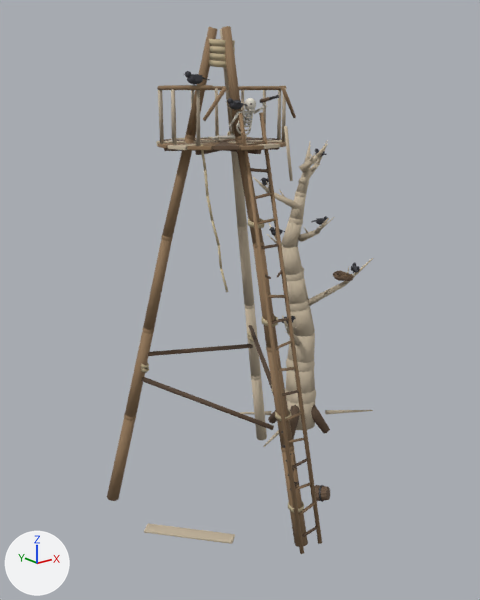
The glTF model public/assets/models/crow_roost.glb: old version first, new version second.
Camera for both pictures: a camera (50 mm lens) standing at (-7.47, -9.86, 7.91) and looking at (0.7, 0.36, 3.82). The axes (+X, +Y, +Z) are drawn at lower left. The lights are the same throughout. The first picture is the older version. Vertices at exactly the same position are counted once.

Objects in the first picture: 'crow_roost'.
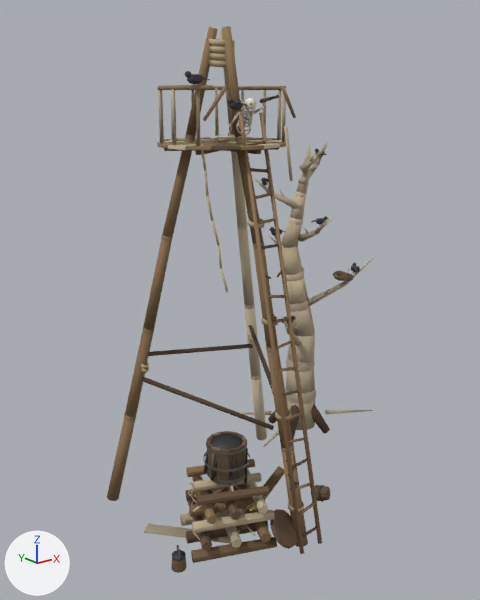
Boxes (x1, y1, x2, y2) around the edits, measured in the pictures (480 x 600 px):
```json
{"object": "crow_roost", "change": "reshaped", "before": [107, 26, 373, 554], "after": [107, 26, 373, 573]}
{"part": 1, "of": "me_crow_roost_pole0_0", "change": "added", "after": [171, 557, 187, 573]}
{"part": 2, "of": "me_crow_roost_pole0_0", "change": "added", "after": [172, 431, 297, 563]}
{"part": 3, "of": "me_crow_roost_pole0_0", "change": "edited", "before": [107, 26, 373, 554], "after": [107, 26, 373, 554], "on screen": "looks the same"}
```

The change, as JSON lines over the scene's bpy script:
```json
{"op": "add", "block": "mat_tar_black", "code": ["mat_tar_black = bpy.data.materials.new('Tar_Black')", "# nodes: BsdfPrincipled, Mix, OutputMaterial, VertexColor", "# colours: dark grey #38363a, mixed with the vertex colours"]}
{"op": "add", "block": "mat_metal_band", "code": ["mat_metal_band = bpy.data.materials.new('Metal_Band')", "# nodes: BsdfPrincipled, Mix, OutputMaterial, VertexColor", "# colours: grey #7c7976, mixed with the vertex colours"]}
{"op": "add", "block": "mat_leaf_dry", "code": ["mat_leaf_dry = bpy.data.materials.new('Leaf_Dry')", "# nodes: BsdfPrincipled, Mix, OutputMaterial, VertexColor", "# colours: yellow #c4b37c, mixed with the vertex colours"]}
{"block": "me_crow_roost_pole0_0", "where": "# used by ob_crow_roost; location = (0.0, 0.0, 0.0)"}
{"op": "remove", "block": "me_crow_roost_pole0_0", "code": "me_crow_roost_pole0_0.from_pydata(...)  # 12833 vertices, 24504 faces; spans x -2.23..4.98, y -2.65..2.82, z -0.34..8.97"}
{"op": "add", "block": "me_crow_roost_pole0_0", "code": "me_crow_roost_pole0_0.from_pydata(...)  # 14313 vertices, 26980 faces; spans x -2.38..4.98, y -2.65..2.82, z -0.34..8.97"}
{"block": "me_crow_roost_pole0_0", "change": "me_crow_roost_pole0_0 part 1: a new loose piece, an 11-sided cut cone along z (radius 0.14 at the low end, 0.12 at the high end) spanning x -2.38..-2.11, y -1.76..-1.5, z 0.0..0.26, in mat_wood_dark"}
{"block": "me_crow_roost_pole0_0", "change": "me_crow_roost_pole0_0 part 2: 1440 vertices added at x -2.36..0.32, y -2.53..-0.54, z -0.15..1.98"}
{"block": "me_crow_roost_pole0_0", "change": "me_crow_roost_pole0_0 part 3: 24039 kept faces spanning x -2.23..4.98, y -2.65..2.82, z -0.34..8.97 get new vertex colours"}
{"block": "me_crow_roost_pole0_0", "change": "other edits to the shape of me_crow_roost_pole0_0 do not show in these pictures"}
{"op": "add", "block": "me_crow_roost_pole0_0", "code": "me_crow_roost_pole0_0.materials.append(mat_leaf_dry)"}
{"op": "add", "block": "me_crow_roost_pole0_0", "code": "me_crow_roost_pole0_0.materials.append(mat_metal_band)"}
{"op": "add", "block": "me_crow_roost_pole0_0", "code": "me_crow_roost_pole0_0.materials.append(mat_tar_black)"}
```
